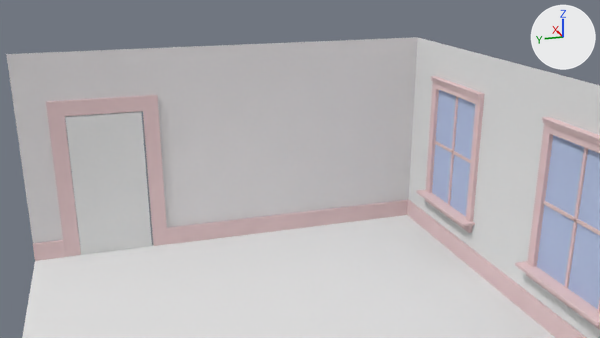
A saved change to the Blender file Assets/models/floor_2/bedroom_e/bedroom_e.blend.
Rendered twice from the file's camera 'Camera'. Every picture has the same lights, and +X, +Y and +Z are marked at upper right.

In view in the first picture: 'door_frame', 'floor', 'floor_board_e', 'floor_board_n', 'glass', 'glass.001', 'main_door', 'wall_e', 'wall_n', 'window_frame_n', 'window_frame_s'.
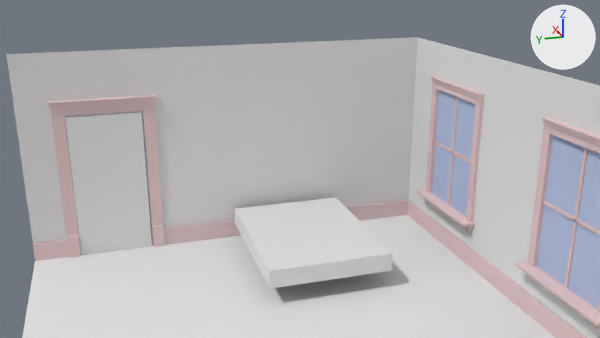
Boxes (x1, y1, x2, y2) around the edits, measured in the pictures (600 x 338 px):
'Cube', added
    after: (235, 197, 392, 289)
'door_frame', reshaped, modifiers changed
    before: (46, 95, 168, 257)
    after: (47, 95, 165, 258)

What the commit changed:
me_cube_014 is used by ob_door_frame; location (8.0, 5.5, 3.5); scale (0.1, 2.25, 3.5).
me_cube_014 had 16 vertices, 13 faces and spanned x -1.0..1.0, y 0.0..1.0, z -1.0..1.0.
me_cube_014 now has 240 vertices, 248 faces and spans x -2.26..2.24, y -0.98..0.98, z -1.0..1.0.
me_cube_014 part 1: 1 vertex moved from x 1.0, y 1.0, z -1.0 to x 1.0, y 0.93, z -1.0; 5 vertices removed from x -1.0..1.0, y 1.0, z -1.0..1.0; 229 vertices added at x -2.26..2.24, y -0.98..0.98, z -1.0..1.0.
Mesh me_cube is new.
It is a box spanning x -1.0..1.0, y -1.0..1.0, z -1.0..1.0.
Object 'door_frame' (ob_door_frame) loses its MIRROR modifier named 'Mirror'.
Modifier setting removed (it was use_axis = (False, True, False)).
Object 'Cube' (ob_cube) is new; it shows me_cube.
Its location is (4.31, -2.37, 1.16).
Its scale is (3.25, 2.5, 0.375).
